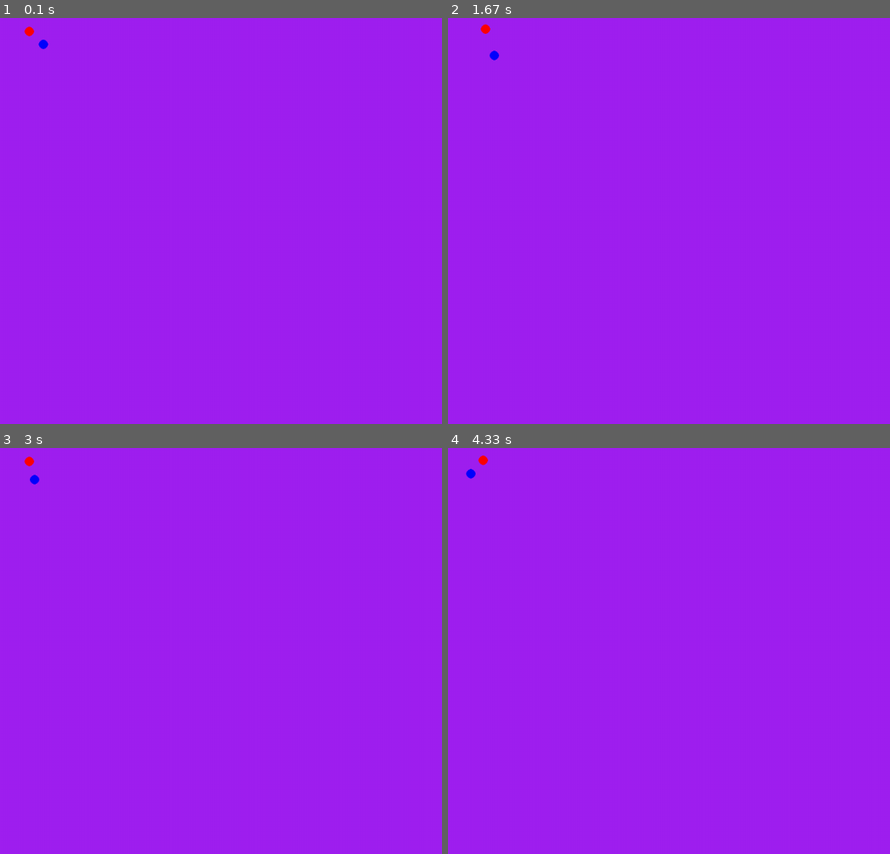
Above: before the commit, frames 1-4 (two rows, left to right).
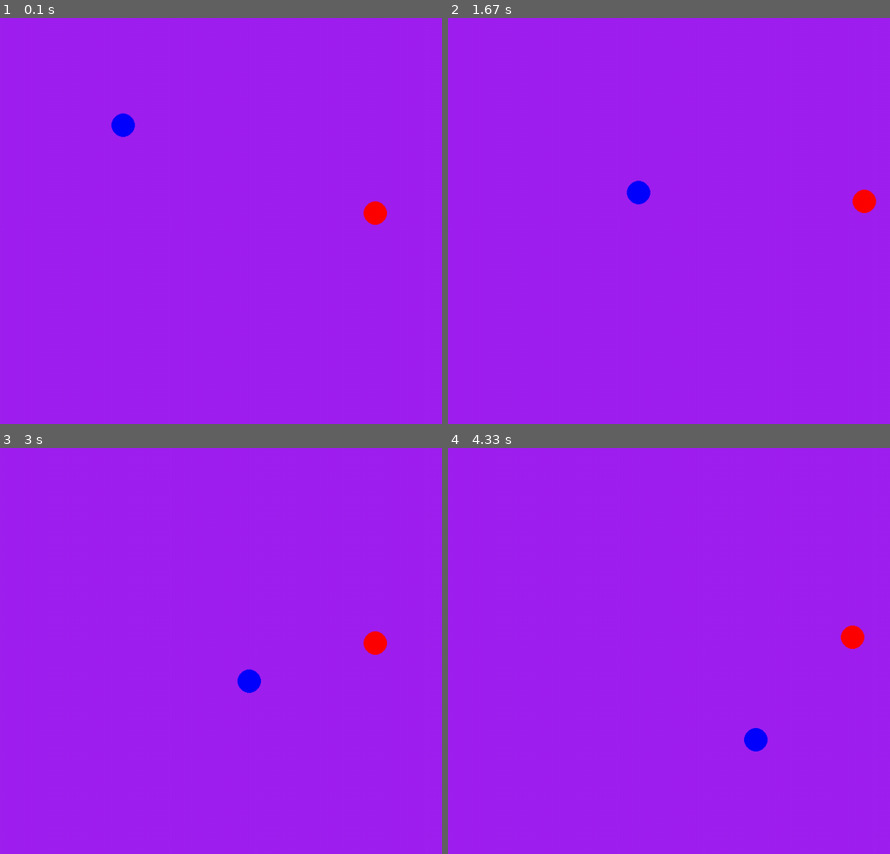
Above: after the commit, the same moments.

Repository: yaunghein/python3_game
Game: pygame game, started from main.py
The game is run twice, just before and just after one commit, with the same random seed, the same clock (stepped at 60 frames per second) and the same inputs.
Inputs:
- Up to frame 1 (0.1 s): no input
- Up to frame 2 (1.67 s): hold D 0.33-0.8 s; hold W 0.83-1.13 s; hold D 1.17-1.63 s
- Up to frame 3 (3 s): hold A 1.67-2.2 s; hold S 2.23-2.53 s; hold A 2.57-2.97 s
- Up to frame 4 (4.33 s): hold W 3-3.37 s; hold D 3.4-4.03 s; hold S from 4.07 s (still down)

The runs differ from the first frame. In frame 1, 0.6% of the frame differs, in the area x 5-88%, y 2-51%; in frame 2, 0.6%, in the area x 7-97%, y 1-49%; in frame 3, 0.6%; in frame 4, 0.6%.

Commit message:
fix fps issue: too small on mac

Diff:
--- a/characters.py
+++ b/characters.py
@@ -1,8 +1,9 @@
 from pygame import Vector2
 import math
 
+
 class Character:
-    def __init__(self, x, y, speed_x=1, speed_y=1, radius=8):
+    def __init__(self, x, y, speed_x=1, speed_y=5, radius=20):
         self.pos = Vector2(x, y)
         self.vel = Vector2(speed_x, speed_y)
         self.radius = radius
--- a/game_engine.py
+++ b/game_engine.py
@@ -6,15 +6,15 @@
 from characters import Character
 from utils import GameField
 
+
 class GameEngine:
     def __init__(self, graph_engine, game_field, player, npcs, *, fps=60):
-
         self.graph_engine = graph_engine
-
         self.game_field = game_field
         self.player = player
         self.npcs = npcs
         self.fps = fps
+        self.clock = pygame.time.Clock()
 
     def update_state(self, keys):
         for i in range(len(self.npcs)):
@@ -55,7 +55,8 @@
             return False  # no overlap
 
         if dist == 0:
-            collision_normal = Vector2(1, 0)  # avoid division by zero in the following
+            # avoid division by zero in the following
+            collision_normal = Vector2(1, 0)
         else:
             collision_normal = delta / dist
 
@@ -63,7 +64,7 @@
         penetration = sum_of_radii - dist
 
         inv_mass_1 = 0.0 if char_1.mass == 0 else 1.0 / char_1.mass
-        inv_mass_2 = 0.0 if char_2.mass == 0 else 1.0/ char_2.mass
+        inv_mass_2 = 0.0 if char_2.mass == 0 else 1.0 / char_2.mass
         inv_mass_sum = inv_mass_1 + inv_mass_2
 
         if inv_mass_sum == 0.0:
@@ -93,13 +94,13 @@
 
         return True
 
-
     def handle_wall_collision(self, char: Character, wall_a: Vector2, wall_b: Vector2,
                               slop=0.01, percent=0.8):
         wall_segment = wall_b - wall_a
 
         # Closest point on wall segment to charecter
-        t = (char.pos - wall_a).dot(wall_segment) / (wall_segment.length() ** 2)
+        t = (char.pos - wall_a).dot(wall_segment) / \
+            (wall_segment.length() ** 2)
         t = max(0.0, min(1.0, t))
         C = wall_a + t * wall_segment
 
@@ -132,7 +133,6 @@
 
         return True
 
-
     def render_state(self):
         self.graph_engine.start_frame()
 
@@ -159,4 +159,5 @@
             self.render_state()
             pygame.display.flip()
 
-            time.sleep(1 / self.fps)
+            # time.sleep(1 / self.fps)
+            self.clock.tick(self.fps)
--- a/main.py
+++ b/main.py
@@ -5,9 +5,9 @@
 
 
 if __name__ == "__main__":
-    game_field = GameField(0, 0, 100, 100)
-    player = Player(50, 50)
-    npcs = [NPC(70, 70, 2, 1)]
+    game_field = GameField(0, 0, 1280, 720)
+    player = Player(640, 360, speed_x=5, speed_y=5, radius=20)
+    npcs = [NPC(200, 200, 5, 5, radius=20)]
 
     game_engine = GameEngine(
         GraphicsEngine(),
